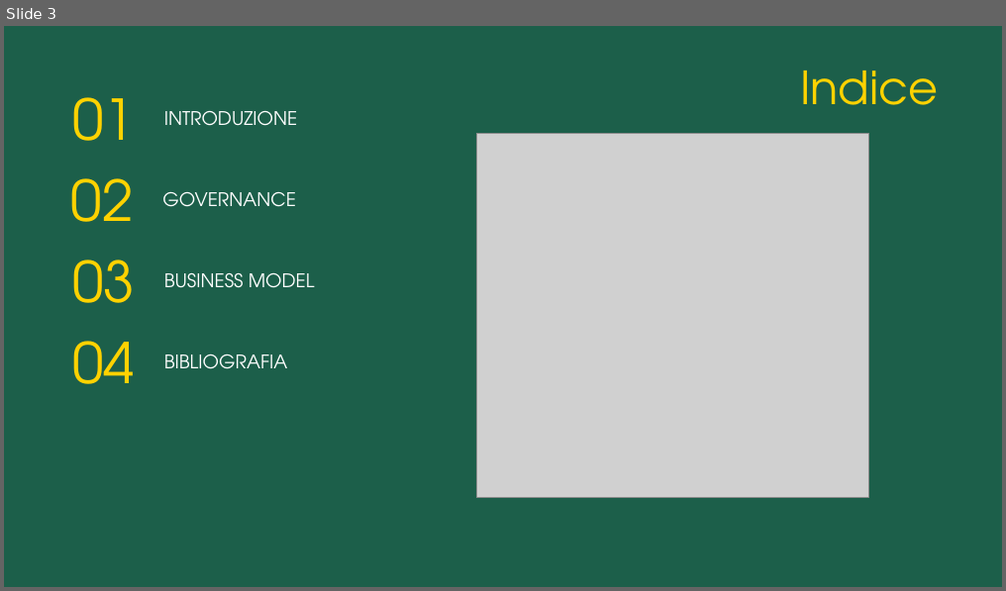
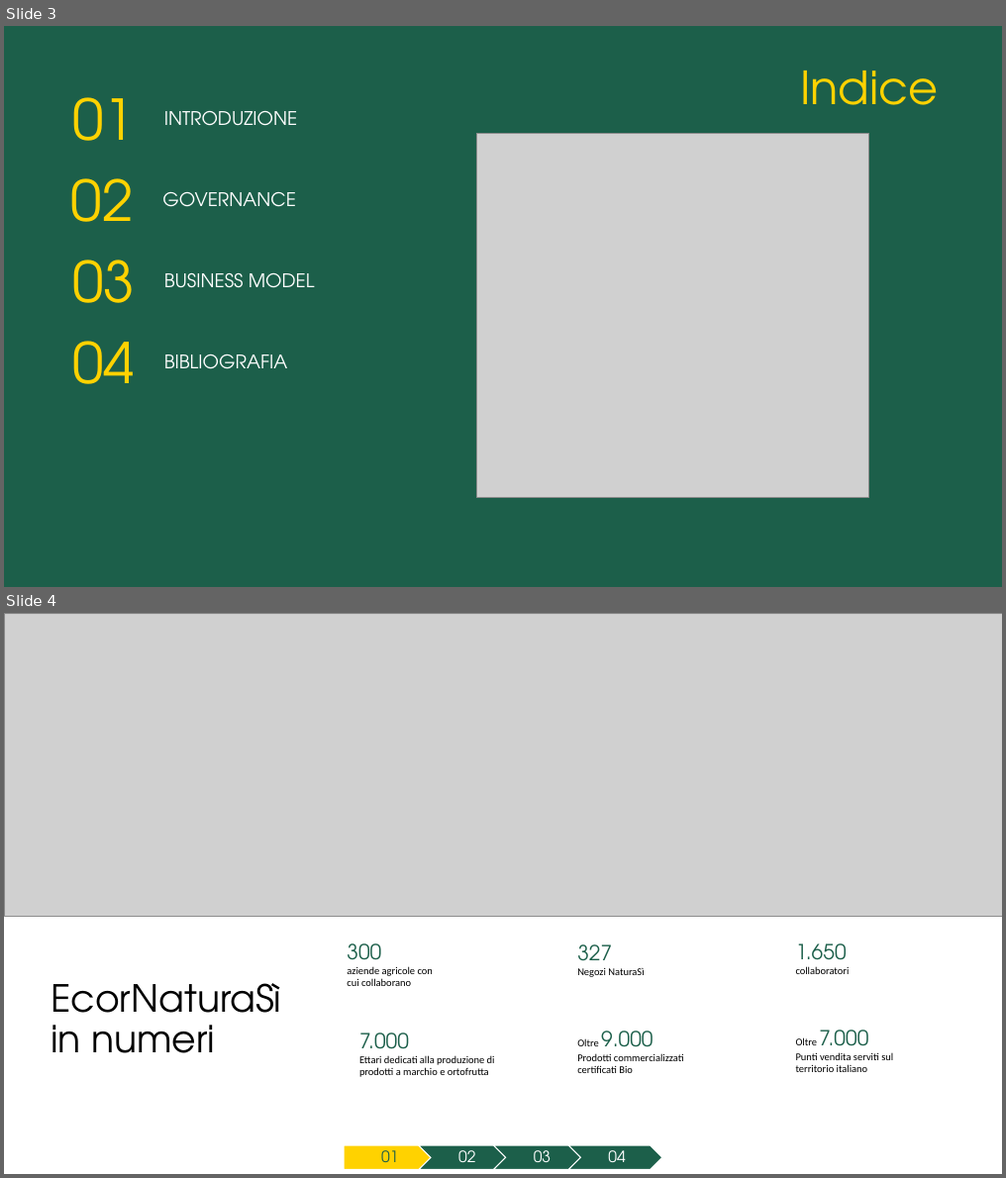
Before and after one commit to Censacrof/naturasi-pw-eoa, a slide deck: PresentazioneNaturasi.pptx. Shown one above the other, each under a label of ours: slide 3 before the commit, slides 3 and 4 after it. The pictures are 1006x591 and 1006x1178 pixels, drawn with LibreOffice and Linux fonts; fonts in the diff are those of the drawing; grey boxes stand for pictures. Boxes give left, top, right and bottom in pixels: in the first picture for what was removed or moved away, otherwise in the second. Text is boxed around its words. In the diff, an @@ line names an element or a change of style, - is before the commit and + after.

```diff
--- a/PresentazioneNaturasi.pptx
+++ b/PresentazioneNaturasi.pptx
@@ slide 4 added at [4, 613, 1002, 1174], background #FFFFFF @@
@@ picture added at [4, 613, 1002, 917] @@
@@ text added at [347, 944, 433, 986], 10 pt, text #000000 @@
+300
+aziende agricole con cui collaborano
@@ text added at [577, 945, 644, 977], 10 pt, text #000000 @@
+327
+Negozi NaturaSì
@@ text added at [796, 944, 849, 974], 10 pt, text #000000 @@
+1.650
+collaboratori
@@ title added at [51, 983, 281, 1054], 36 pt, text #000000 @@
+EcorNaturaSì in numeri
@@ text added at [359, 1033, 495, 1077], 10 pt, text #000000 @@
+7.000
+Ettari dedicati alla produzione di prodotti a marchio e ortofrutta
@@ text added at [577, 1031, 684, 1073], 10 pt, text #000000 @@
+Oltre 9.000
+Prodotti commercializzati certificati Bio
@@ text added at [577, 1030, 893, 1072], 10 pt, text #000000 @@
+Oltre 7.000
+Punti vendita serviti sul territorio italiano
@@ group added at [344, 1146, 662, 1170]: 4 texts, 3 chevrons, 1 pentagon arrow @@
+01
+02
+03
+04
```
Also in this commit, not shown: 4 slides changed, 4 other slides added.
